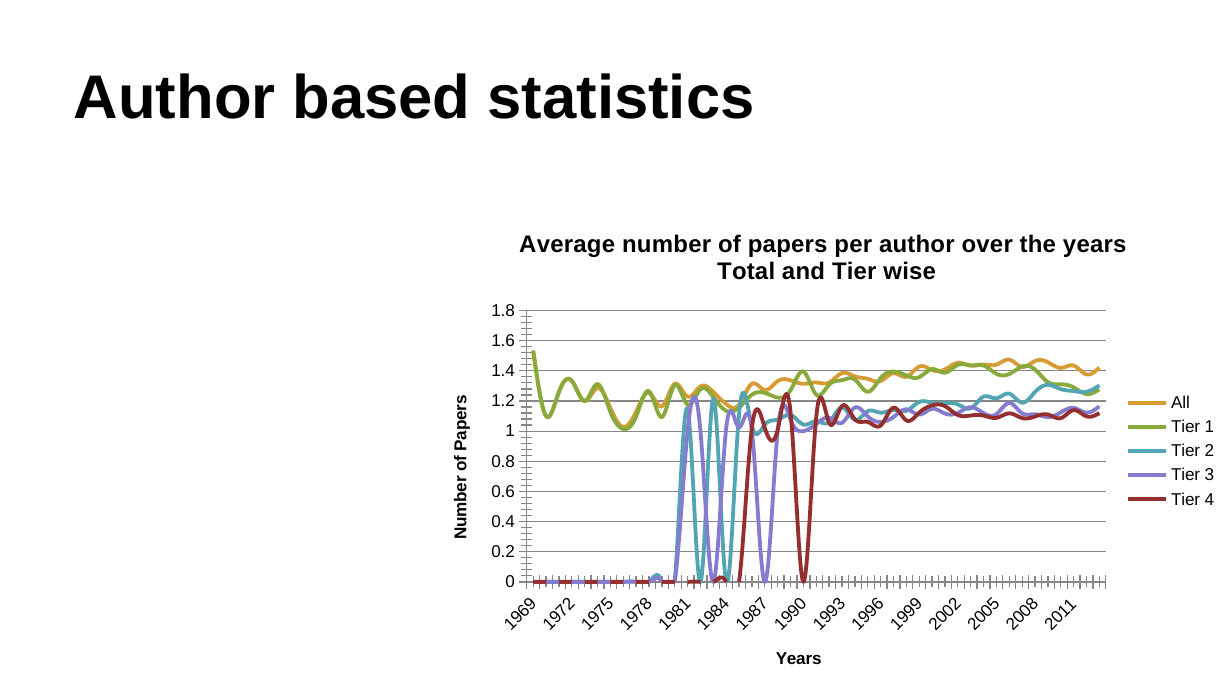
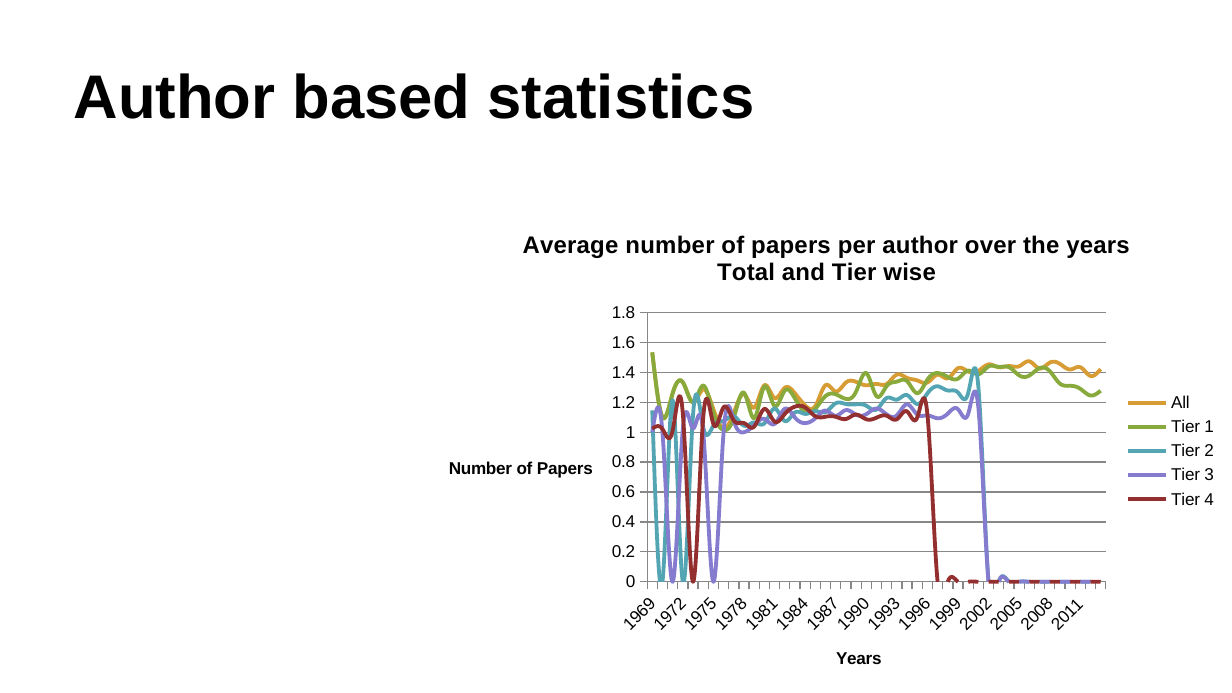
Before and after one commit to ag3859/RTBDProject, a slide deck: slide 12 of RTBD.pptx. Drawn at 1232x693 pixels with LibreOffice and Linux fonts; fonts in the diff are those of the drawing. Boxes give left, top, right and bottom in pixels: in the first picture for what was removed or moved away, otherwise in the second. Text is boxed around its words. In the diff, an @@ line names an element or a change of style, - is before the commit and + after.

```diff
--- a/RTBD.pptx
+++ b/RTBD.pptx
@@ line chart at [424, 208, 1230, 693] @@
@@ colour of All #D89F39 to #D79C33 @@
@@ colour of Tier 1 #8BAB42 to #88AA3D @@
-Tier 2: -, -, -, -, -, -, -, -, -, -, -, -, 75, 0, 79, 0, 73, 67, 68, 70, 72, 68, 69, 69, 76, 70, 74, 73, 74, 74, 78, 77, 77, 77, 75, 80, 79, 81, 78, 82, 85, 83, 83, 82, 85
+Tier 2: 75, 0, 79, 0, 73, 67, 68, 70, 72, 68, 69, 69, 76, 70, 74, 73, 74, 74, 78, 77, 77, 77, 75, 80, 79, 81, 78, 82, 85, 83, 83, 82, 85, -, -, -, -, -, -, -, -, -, -, -, -
@@ colour of Tier 2 #57A7B5 to #53A5B3 @@
-Tier 3: -, -, -, -, -, -, -, -, -, -, -, -, 65, 65, 0, 67, 67, 65, 0, 65, 70, 65, 68, 71, 69, 75, 72, 69, 71, 75, 72, 75, 73, 73, 76, 73, 73, 77, 73, 73, 71, 73, 75, 73, 76
+Tier 3: 65, 65, 0, 67, 67, 65, 0, 65, 70, 65, 68, 71, 69, 75, 72, 69, 71, 75, 72, 75, 73, 73, 76, 73, 73, 77, 73, 73, 71, 73, 75, 73, 76, -, -, -, -, -, -, -, -, -, -, -, -
@@ colour of Tier 3 #8B81D2 to #857CCF @@
-Tier 4: -, -, -, -, -, -, -, -, -, -, -, -, -, -, -, -, -, 67, 67, 66, 73, 0, 72, 69, 76, 70, 69, 68, 75, 70, 73, 76, 76, 72, 72, 72, 71, 73, 71, 72, 72, 71, 74, 72, 73
+Tier 4: 67, 67, 66, 73, 0, 72, 69, 76, 70, 69, 68, 75, 70, 73, 76, 76, 72, 72, 72, 71, 73, 71, 72, 72, 71, 74, 72, 73, -, -, -, -, -, -, -, -, -, -, -, -, -, -, -, -, -
@@ colour of Tier 4 #963334 to #942F30 @@
@@ value axis changed @@
@@ background changed @@
```
Also in this commit, not shown: 14 other slides changed, 1 slide added, 1 other file.
